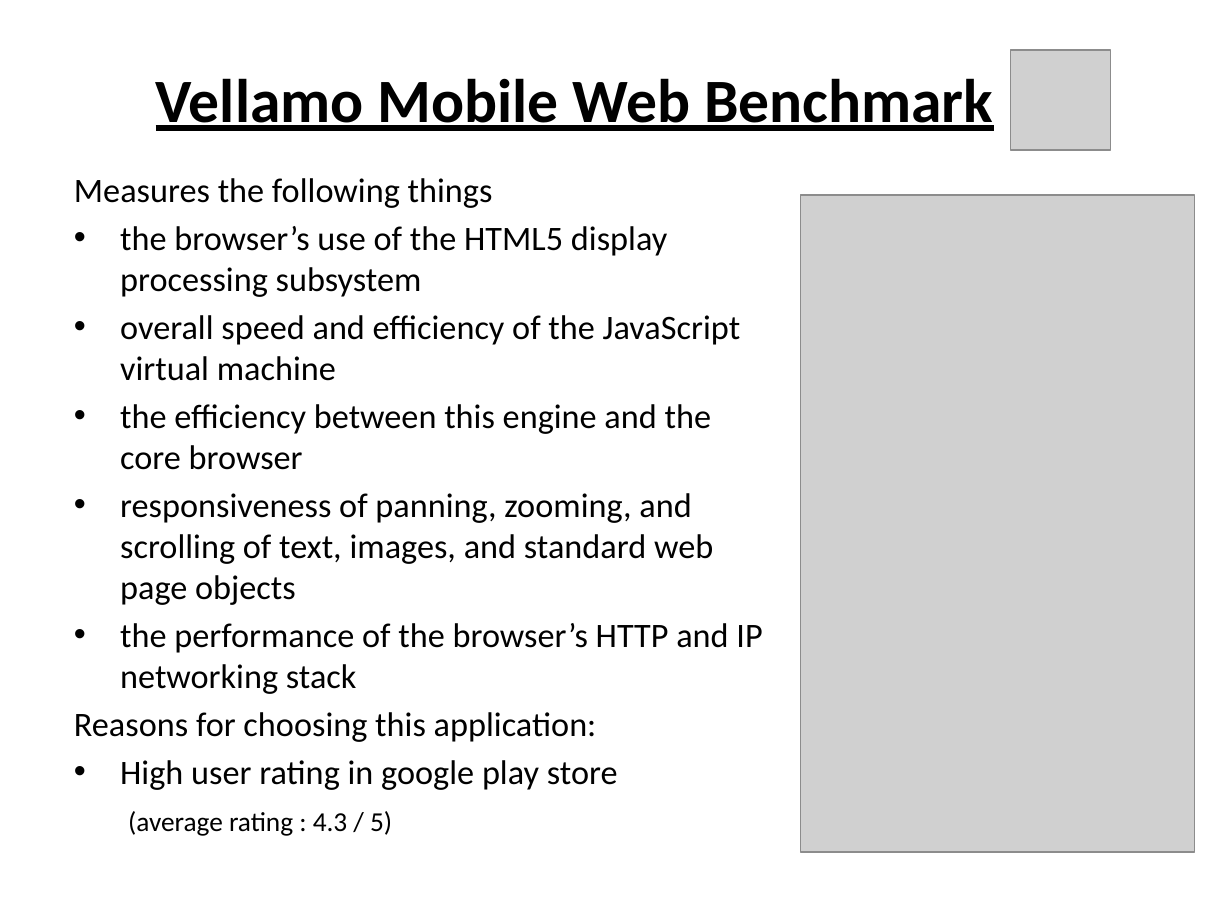
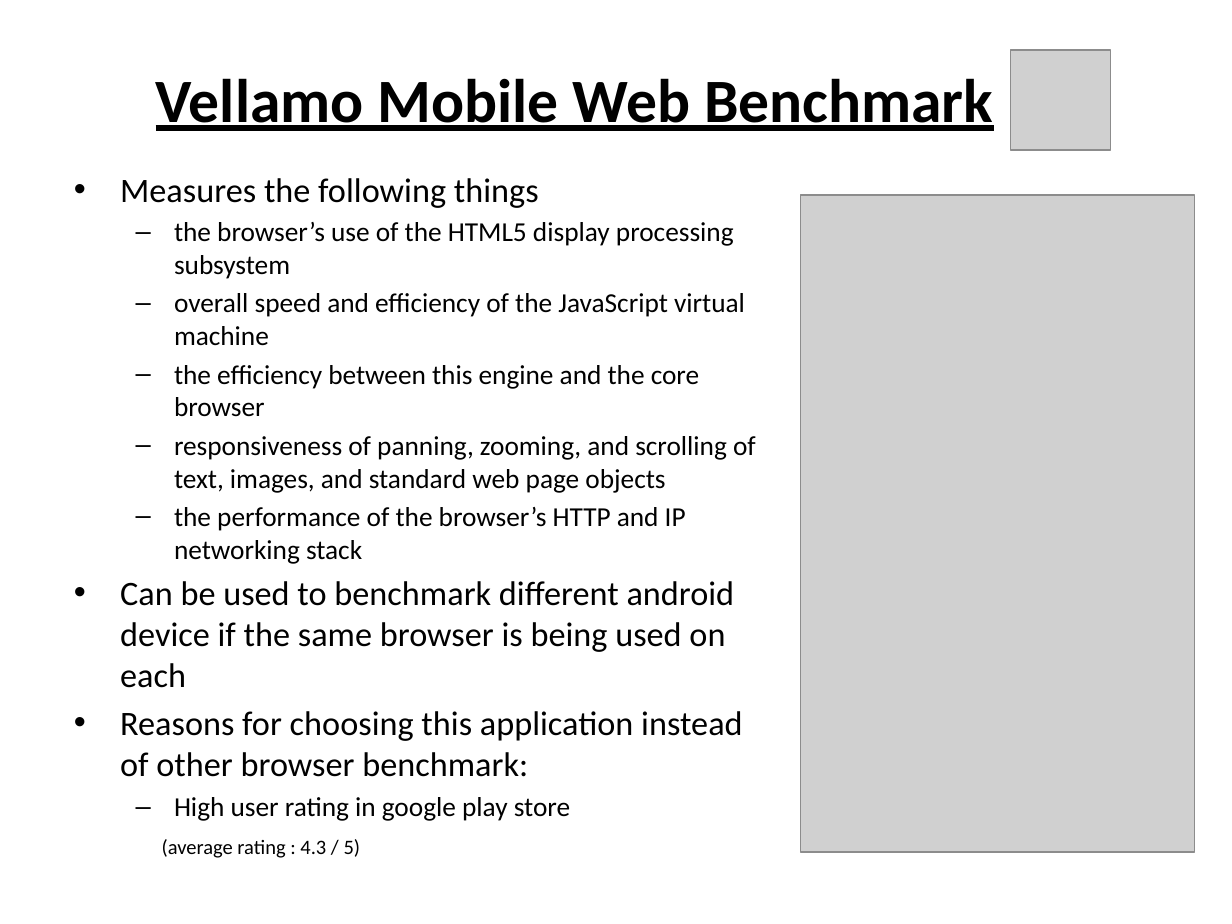
Before and after one commit to laikayeekelly/Benchmark, a slide deck: slide 7 of benchmark.pptx. Drawn at 1232x924 pixels with LibreOffice and Linux fonts; fonts in the diff are those of the drawing; grey boxes stand for pictures. Boxes give left, top, right and bottom in pixels: in the first picture for what was removed or moved away, otherwise in the second. Text is boxed around its words. In the diff, an @@ line names an element or a change of style, - is before the commit and + after.

Commit message:
powerpoint on android device benchmark

```diff
--- a/benchmark.pptx
+++ b/benchmark.pptx
@@ text at box(120, 178, 756, 858): size 20 to 16 pt in "the browser’s use of the HTML5 display ...", "overall speed and efficiency of the JavaScript ...", "the efficiency between this engine and the ...", "responsiveness of panning, zooming, and scrolling of ..." and 2 more places; size 16 to 12 pt in "(average rating : 4.3 / 5)"; bullet none to •; bullet • to –; list level 1 to 2 in "the browser’s use of the ..."; list level 1 to 2 in "overall speed and efficiency of ..."; list level 1 to 2 in "the efficiency between this engine ..."; list level 1 to 2 in "responsiveness of panning, zooming, and ..."; list level 1 to 2 in "the performance of the browser’s ..."; list level 1 to 2 in "High user rating in google ..."; list level 1 to 2 in "(average rating : 4.3 / ..." @@
@@ text at box(120, 581, 742, 777): text changed @@
-Reasons for choosing this application:
+  • Can be used to benchmark different android device if the same browser is being used on each
+  • Reasons for choosing this application instead of other browser benchmark:
```
Also in this commit, not shown: 7 other slides changed.
